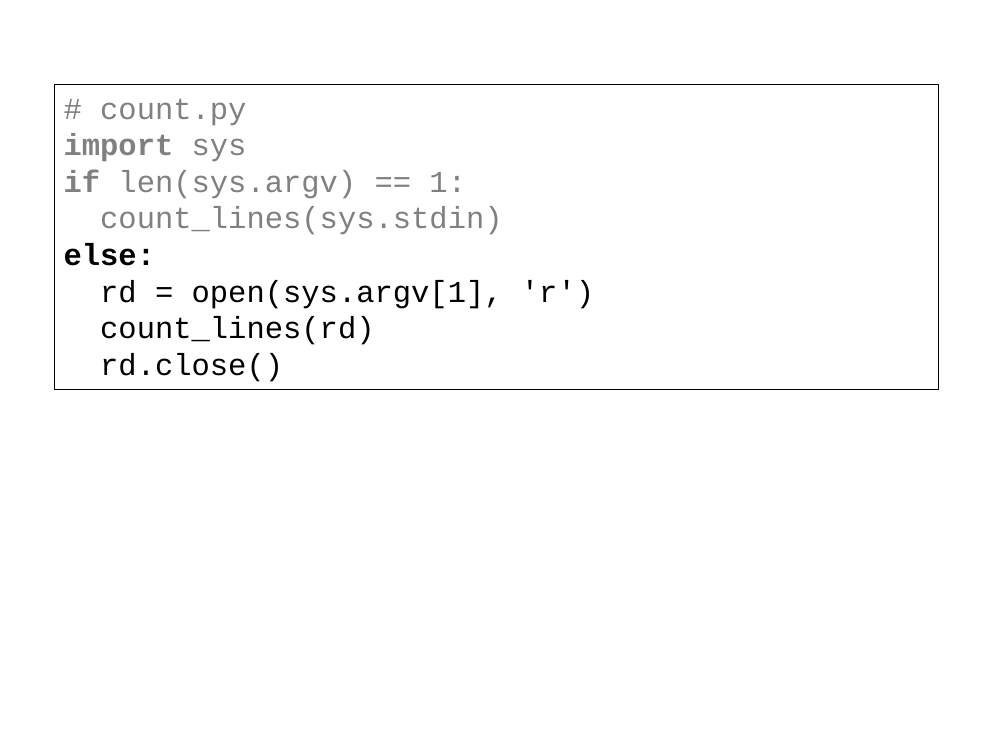
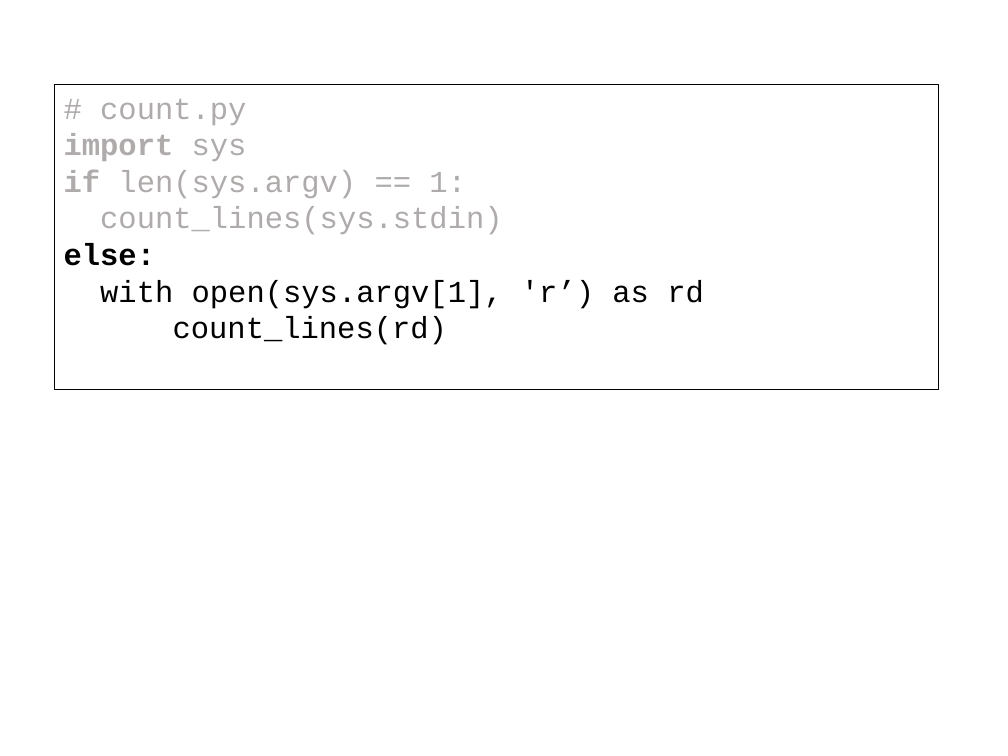
Before and after one commit to ncasuk/ncas-isc, a slide deck: slide 68 of python/presentations/learning_python/16_lib.pptx (slide 67 before the commit). Drawn at 1008x756 pixels with LibreOffice and Linux fonts; fonts in the diff are those of the drawing; background and template pictures are left out. Boxes give left, top, right and bottom in pixels: in the first picture for what was removed or moved away, otherwise in the second. Text is boxed around its words. In the diff, an @@ line names an element or a change of style, - is before the commit and + after.

Commit message:
switched examples to use enumerate and with open

```diff
--- a/python/presentations/learning_python/16_lib.pptx
+++ b/python/presentations/learning_python/16_lib.pptx
@@ text in rectangle at (x1=64, y1=99, x2=502, y2=234): text colour #808080 to #AFABAB in "# count.py", "import sys", "if len(sys.argv) == 1:", "count_lines(sys.stdin)" @@
@@ text in rectangle at (x1=100, y1=280, x2=704, y2=309): text changed @@
-rd = open(sys.argv[1], 'r')
+with open(sys.argv[1], 'r’) as rd
@@ text in rectangle at (x1=100, y1=353, x2=283, y2=382): paragraph removed @@
-rd.close()
```
Also in this commit, not shown: 7 other slides changed, 1 slide added, 1 other file.
